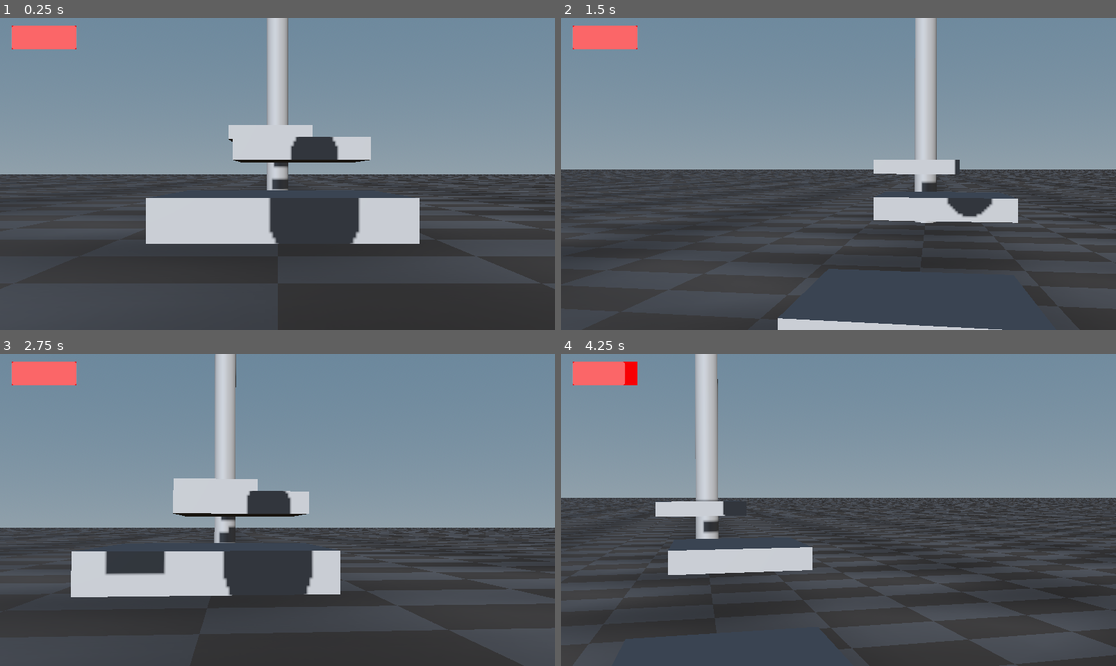
Above: before the commit, frames 1-4 (two rows, left to right).
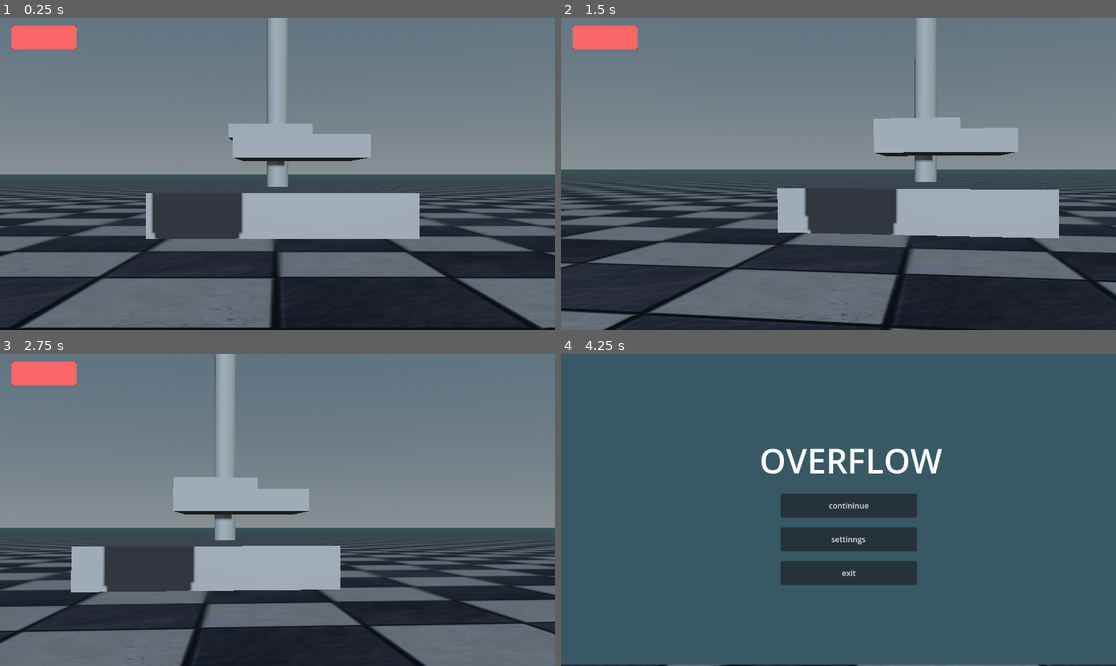
Above: after the commit, the same moments.

Repository: sof4k1n/godot_prototype
Game: Godot game, scene res://world.tscn
Same seed, same stepped clock (60 frames per second), same inputs: the game is played once before the commit and once after it.
Inputs (mouse positions are in pixels of both pictures, inside the frame that each line leads up to):
- Up to frame 1 (0.25 s): no input
- Up to frame 2 (1.5 s): tap Enter (ui_accept) at 0.5, 0.77 s; move the mouse to (866, 174) at 0.52 s; tap A (a) at 0.6 s; click (866, 174) at 0.67 s; tap D (d) at 0.8, 1.35 s; move the mouse to (810, 174) at 1.27 s; click (810, 174) at 1.42 s
- Up to frame 3 (2.75 s): tap Enter (ui_accept) at 1.52 s; tap S (s) at 1.55, 2.1 s; move the mouse to (288, 503) at 2.02 s; click (288, 503) at 2.17 s; tap W (w) at 2.3 s
- Up to frame 4 (4.25 s): move the mouse to (832, 516) at 2.77 s; tap W (w) at 2.85 s; click (832, 516) at 2.92 s; tap Enter (ui_accept) at 3.02, 3.77 s; tap Shift at 3.05 s; move the mouse to (877, 513) at 3.52 s; hold Shift from 3.53 s (still down); click (877, 513) at 3.67 s; tap A (a) at 3.8 s; tap Escape (ui_cancel) at 4.15 s

The runs differ from the first frame. In frame 1, 81% of the frame differs, in the area x 0-100%, y 0-100%; in frame 2, 81%; in frame 3, 82%; in frame 4, 80%.

Commit message:
0.0.1
добавила меню(esc), подкорректирован спринт, добавила крюк

Diff:
--- /dev/null
+++ b/menu.gd
@@ -0,0 +1,23 @@
+extends Control
+
+
+# Called when the node enters the scene tree for the first time.
+func _ready() -> void:
+	Input.mouse_mode = Input.MOUSE_MODE_VISIBLE # Replace with function body.\
+	self.visible = false
+
+
+# Called every frame. 'delta' is the elapsed time since the previous frame.
+func _on_contininue_button_pressed():
+	Input.mouse_mode = Input.MOUSE_MODE_CAPTURED
+	self.visible = false
+	var player = get_tree().current_scene.find_child('player', true, false)
+	if player:
+		player.get_node('CanvasLayer/ProgressBar').visible = true
+	get_tree().paused = false
+
+func _on_settings_button_pressed():
+	pass
+
+func _on_exit_button_pressed():
+	get_tree().quit()
--- /dev/null
+++ b/menu.tscn
@@ -0,0 +1,68 @@
+[gd_scene format=3 uid="uid://dsfscoywoodo6"]
+
+[ext_resource type="Script" uid="uid://ba0r04vmuq7c5" path="res://menu.gd" id="1_lti8b"]
+
+[node name="menu" type="Control" unique_id=1508519520]
+layout_mode = 3
+anchors_preset = 15
+anchor_right = 1.0
+anchor_bottom = 1.0
+grow_horizontal = 2
+grow_vertical = 2
+script = ExtResource("1_lti8b")
+
+[node name="ColorRect" type="ColorRect" parent="." unique_id=521801707]
+layout_mode = 1
+anchors_preset = -1
+anchor_right = 1.0
+anchor_bottom = 1.008
+offset_right = 3.0
+offset_bottom = -8.184021
+color = Color(0.21564534, 0.34801415, 0.40182343, 1)
+
+[node name="VBoxContainer" type="VBoxContainer" parent="." unique_id=638695994]
+layout_mode = 1
+anchors_preset = -1
+anchor_left = 0.39600003
+anchor_top = 0.448
+anchor_right = 0.64100003
+anchor_bottom = 0.77300006
+offset_left = -0.1920166
+offset_top = -0.3040161
+offset_right = 0.56799316
+offset_bottom = 0.095947266
+theme_override_constants/separation = 20
+
+[node name="play" type="Button" parent="VBoxContainer" unique_id=900358621]
+custom_minimum_size = Vector2(200, 50)
+layout_mode = 2
+text = "contininue"
+
+[node name="settings" type="Button" parent="VBoxContainer" unique_id=1980018912]
+custom_minimum_size = Vector2(0, 50)
+layout_mode = 2
+text = "settinngs"
+
+[node name="exit" type="Button" parent="VBoxContainer" unique_id=894628034]
+custom_minimum_size = Vector2(0, 50)
+layout_mode = 2
+text = "exit"
+
+[node name="Label" type="Label" parent="." unique_id=197060014]
+layout_mode = 1
+anchors_preset = -1
+anchor_left = 0.30800003
+anchor_top = 0.26700002
+anchor_right = 0.73700005
+anchor_bottom = 0.41500002
+offset_left = 0.18395996
+offset_top = -0.01600647
+offset_right = -0.024047852
+offset_bottom = 0.07998657
+theme_override_font_sizes/font_size = 70
+text = "OVERFLOW"
+horizontal_alignment = 1
+
+[connection signal="pressed" from="VBoxContainer/play" to="." method="_on_contininue_button_pressed"]
+[connection signal="pressed" from="VBoxContainer/settings" to="." method="_on_settings_button_pressed"]
+[connection signal="pressed" from="VBoxContainer/exit" to="." method="_on_exit_button_pressed"]
--- a/player.gd
+++ b/player.gd
@@ -4,17 +4,20 @@
 const SPEED = 4.0
 const SPRINT_SPEED = 10.0
 const JUMP_VELOCITY = 5.0
-const DOUBLE_JUMP_VELOCITY = 4.0
+const DOUBLE_JUMP_VELOCITY = 5.0
 const MOUSE_SENSITIVITY = 0.003
+const HOOK_SPEED = 25.0
 var has_double_jamped = false
 var jump_buffer_time = 0.2
 var jump_buffer_timer = 0.0
-var sprint_delay = 0.15
-var sprint_timer = 0.0
+var acceleration_smoothness = 10.0
+var current_dynamic_speed = 5.0
 var gravity = ProjectSettings.get_setting('physics/3d/default_gravity')
 var hp = 100
+var is_hooking = false
+var hook_target = Vector3.ZERO
 @onready var health_bar: ProgressBar = $CanvasLayer/ProgressBar
-
+@onready var hook_cable = $HookLine
 
 func _ready() -> void:
 	Input.mouse_mode = Input.MOUSE_MODE_CAPTURED
@@ -46,30 +49,51 @@
 		elif Input.is_action_just_pressed("ui_accept") and not has_double_jamped:
 			velocity.y = DOUBLE_JUMP_VELOCITY
 			has_double_jamped = true
+	if Input.is_mouse_button_pressed(MOUSE_BUTTON_RIGHT):
+		if $Camera3D/RayCast3D.is_colliding():
+			hook_target = $Camera3D/RayCast3D.get_collision_point()
+			is_hooking = true
+	else:
+		is_hooking = false
 
-	# Get the input direction and handle the movement/deceleration.
-	# As good practice, you should replace UI actions with custom gameplay actions.
+	if is_hooking:
+		var dir = (hook_target - global_position).normalized()
+		velocity = dir * HOOK_SPEED
+		hook_cable.visible = true
+		var dist = global_position.distance_to(hook_target)
+		hook_cable.mesh.height = dist
+		hook_cable.global_position = global_position.lerp(hook_target, 0.5)
+		hook_cable.look_at(hook_target, Vector3.UP)
+		hook_cable.rotate_object_local(Vector3(1,0,0), deg_to_rad(90))
+	elif not is_on_floor():
+		velocity.y -= gravity * delta
+		hook_cable.visible = false
+
 	var input_dir := Input.get_vector("a", "d", "w", "s")
-	var current_speed = SPEED
+	var target_speed = SPEED
 	if Input.is_key_pressed(KEY_SHIFT):
-		sprint_timer += delta
-		if sprint_timer >= sprint_delay:
-			current_speed = SPRINT_SPEED
-	else:
-		sprint_timer = 0
+		target_speed = SPRINT_SPEED
+	current_dynamic_speed = move_toward(current_dynamic_speed, target_speed, acceleration_smoothness * delta)
 	var direction := (transform.basis * Vector3(input_dir.x, 0, input_dir.y)).normalized()
 	if direction:
-		velocity.x = direction.x * current_speed
-		velocity.z = direction.z * current_speed
+		velocity.x = direction.x * current_dynamic_speed
+		velocity.z = direction.z * current_dynamic_speed
 	else:
-		velocity.x = move_toward(velocity.x, 0, current_speed)
-		velocity.z = move_toward(velocity.z, 0, current_speed)
+		velocity.x = move_toward(velocity.x, 0, current_dynamic_speed)
+		velocity.z = move_toward(velocity.z, 0, current_dynamic_speed)
 
 	move_and_slide()
 
 func _input(event: InputEvent) -> void:
 	if event is InputEventMouseButton and event.button_index == MOUSE_BUTTON_LEFT:
 		attack()
+	elif Input.is_action_just_pressed('ui_cancel'):
+		var menu = get_tree().root.find_child('menu', true, false)
+		if menu:
+			menu.visible = true
+			$CanvasLayer/ProgressBar.visible = false
+			get_tree().paused = true
+			Input.mouse_mode = Input.MOUSE_MODE_VISIBLE
 
 func attack():
 	var bodies = $Camera3D/hitbox.get_overlapping_bodies()
--- a/project.godot
+++ b/project.godot
@@ -14,6 +14,10 @@
 run/main_scene="res://world.tscn"
 config/features=PackedStringArray("4.6", "GL Compatibility")
 config/icon="res://icon.svg"
+
+[filesystem]
+
+import/blender/enabled=false
 
 [input]
 
--- a/world.tscn
+++ b/world.tscn
@@ -1,7 +1,9 @@
 [gd_scene format=3 uid="uid://debprahfmmn1a"]
 
 [ext_resource type="Script" uid="uid://bib46l8xiuqdd" path="res://player.gd" id="1_f3sb7"]
+[ext_resource type="PackedScene" uid="uid://dsfscoywoodo6" path="res://menu.tscn" id="1_tlwt5"]
 [ext_resource type="PackedScene" uid="uid://ck2lhxv4hbk8u" path="res://enemy.tscn" id="2_fj7yv"]
+[ext_resource type="Texture2D" uid="uid://diw1k7msrxsg7" path="res://ground.png" id="4_aqk2v"]
 
 [sub_resource type="CapsuleMesh" id="CapsuleMesh_fj7yv"]
 
@@ -12,35 +14,28 @@
 [sub_resource type="StyleBoxFlat" id="StyleBoxFlat_f3sb7"]
 bg_color = Color(0.9706122, 0, 0.0161106, 1)
 
+[sub_resource type="StandardMaterial3D" id="StandardMaterial3D_aqk2v"]
+emission_enabled = true
+emission = Color(0.09799255, 0.23075727, 0.12985796, 1)
+
+[sub_resource type="CylinderMesh" id="CylinderMesh_036b0"]
+material = SubResource("StandardMaterial3D_aqk2v")
+top_radius = 0.02
+bottom_radius = 0.02
+height = 1.0
+
 [sub_resource type="BoxShape3D" id="BoxShape3D_aqk2v"]
-size = Vector3(500, 7.529236, 500)
-
-[sub_resource type="FastNoiseLite" id="FastNoiseLite_f3sb7"]
-noise_type = 2
-seed = -1
-frequency = 0.0001
-cellular_distance_function = 2
-
-[sub_resource type="NoiseTexture2D" id="NoiseTexture2D_fj7yv"]
-noise = SubResource("FastNoiseLite_f3sb7")
-seamless = true
-seamless_blend_skirt = 1.0
-
-[sub_resource type="NoiseTexture2D" id="NoiseTexture2D_f3sb7"]
-
-[sub_resource type="StandardMaterial3D" id="StandardMaterial3D_tlwt5"]
-albedo_texture = SubResource("NoiseTexture2D_fj7yv")
-metallic = 0.21
-roughness = 0.54
-normal_enabled = true
-normal_scale = 1.14
-normal_texture = SubResource("NoiseTexture2D_f3sb7")
-uv1_scale = Vector3(3000, 3000, 3000)
-texture_filter = 0
+size = Vector3(250, 7.709839, 250)
+
+[sub_resource type="StandardMaterial3D" id="StandardMaterial3D_036b0"]
+albedo_color = Color(1, 1, 1, 0)
+albedo_texture = ExtResource("4_aqk2v")
+uv1_scale = Vector3(3, 3, 3)
+uv1_triplanar = true
 
 [sub_resource type="BoxMesh" id="BoxMesh_036b0"]
-material = SubResource("StandardMaterial3D_tlwt5")
-size = Vector3(500, 1, 500)
+material = SubResource("StandardMaterial3D_036b0")
+size = Vector3(250, 1, 250)
 
 [sub_resource type="ProceduralSkyMaterial" id="ProceduralSkyMaterial_f3sb7"]
 
@@ -52,8 +47,8 @@
 sky = SubResource("Sky_fj7yv")
 ambient_light_source = 3
 fog_enabled = true
-fog_light_color = Color(0.3868927, 0.5817664, 0.66800815, 1)
-fog_density = 0.0
+fog_light_color = Color(0.20659742, 0.35418794, 0.3479079, 1)
+fog_density = 0.0041
 fog_aerial_perspective = 0.48
 fog_sky_affect = 0.733
 
@@ -70,6 +65,9 @@
 height = 10.14
 
 [node name="world" type="Node3D" unique_id=1677701049]
+
+[node name="menu" parent="." unique_id=1508519520 instance=ExtResource("1_tlwt5")]
+process_mode = 3
 
 [node name="enemy" parent="." unique_id=1054685910 instance=ExtResource("2_fj7yv")]
 transform = Transform3D(1, 0, 0, 0, 1, 0, 0, 0, 1, -6.2060814, 1.3276426, 2.6709652)
@@ -93,6 +91,9 @@
 [node name="CollisionShape3D" type="CollisionShape3D" parent="player/Camera3D/hitbox" unique_id=239259142]
 transform = Transform3D(1, 0, 0, 0, 1, 0, 0, 0, 1, 0.14441895, 0.043852925, 0)
 shape = SubResource("CapsuleShape3D_aqk2v")
+
+[node name="RayCast3D" type="RayCast3D" parent="player/Camera3D" unique_id=483525364]
+target_position = Vector3(0, -1, -40)
 
 [node name="CanvasLayer" type="CanvasLayer" parent="player" unique_id=401974167]
 
@@ -111,10 +112,13 @@
 show_percentage = false
 metadata/_edit_use_anchors_ = true
 
+[node name="HookLine" type="MeshInstance3D" parent="player" unique_id=167999216]
+mesh = SubResource("CylinderMesh_036b0")
+
 [node name="floor" type="StaticBody3D" parent="." unique_id=134782968]
 
 [node name="CollisionShape3D" type="CollisionShape3D" parent="floor" unique_id=1146565172]
-transform = Transform3D(20, 0, 0, 0, 1, 0, 0, 0, 20, 0, -3.2278748, 0)
+transform = Transform3D(20, 0, 0, 0, 1, 0, 0, 0, 20, 0, -3.3729553, 0)
 shape = SubResource("BoxShape3D_aqk2v")
 
 [node name="MeshInstance3D" type="MeshInstance3D" parent="floor" unique_id=1310184686]
@@ -125,7 +129,9 @@
 environment = SubResource("Environment_tlwt5")
 
 [node name="DirectionalLight3D" type="DirectionalLight3D" parent="." unique_id=197001623]
-transform = Transform3D(0.9975176, 0, -0.07041807, 0, 1, 0, 0.07041807, 0, 0.9975176, 0, 0, 0)
+transform = Transform3D(0.9883748, 0, 0.15203714, 0, 1, 0, -0.15203714, 0, 0.9883748, -0.81535494, -0.07226181, -0.83122504)
+light_color = Color(0.8831805, 0.93499494, 0.9766788, 1)
+light_energy = 0.683
 shadow_enabled = true
 
 [node name="StaticBody3D2" type="StaticBody3D" parent="." unique_id=1782647572]
Binary file added: ground.png
Not shown, added: ground.png.import
Not shown, added: menu.gd.uid
Not shown, added: BOMB.blend
